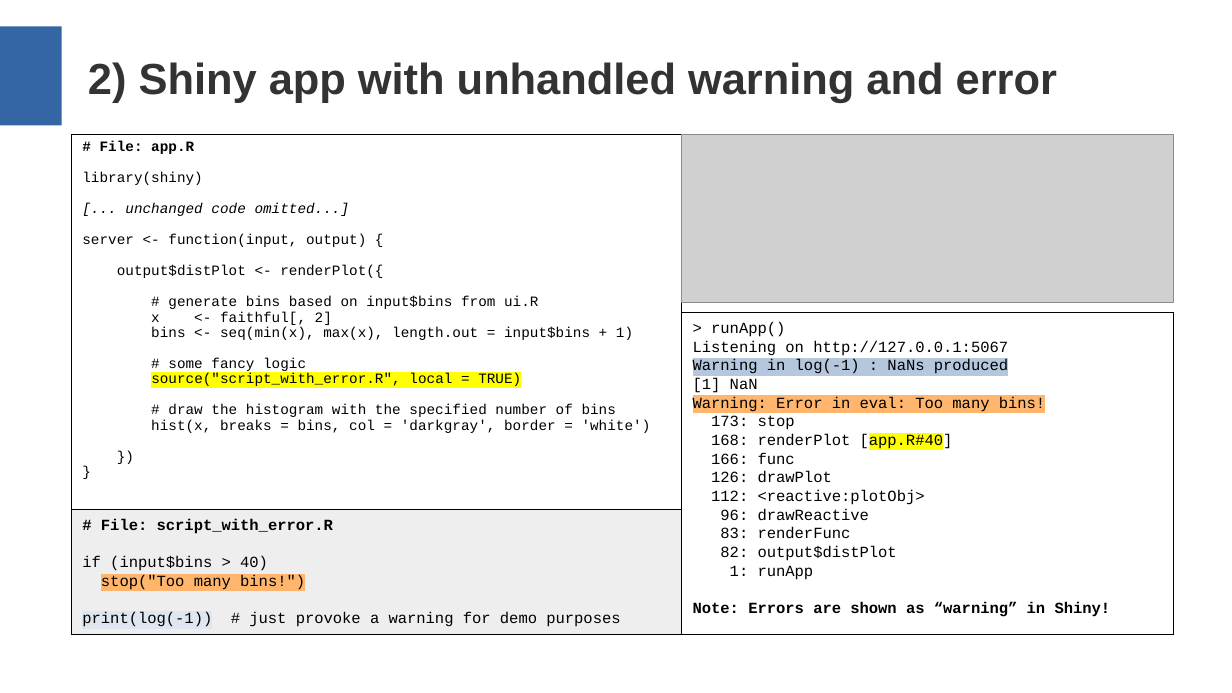
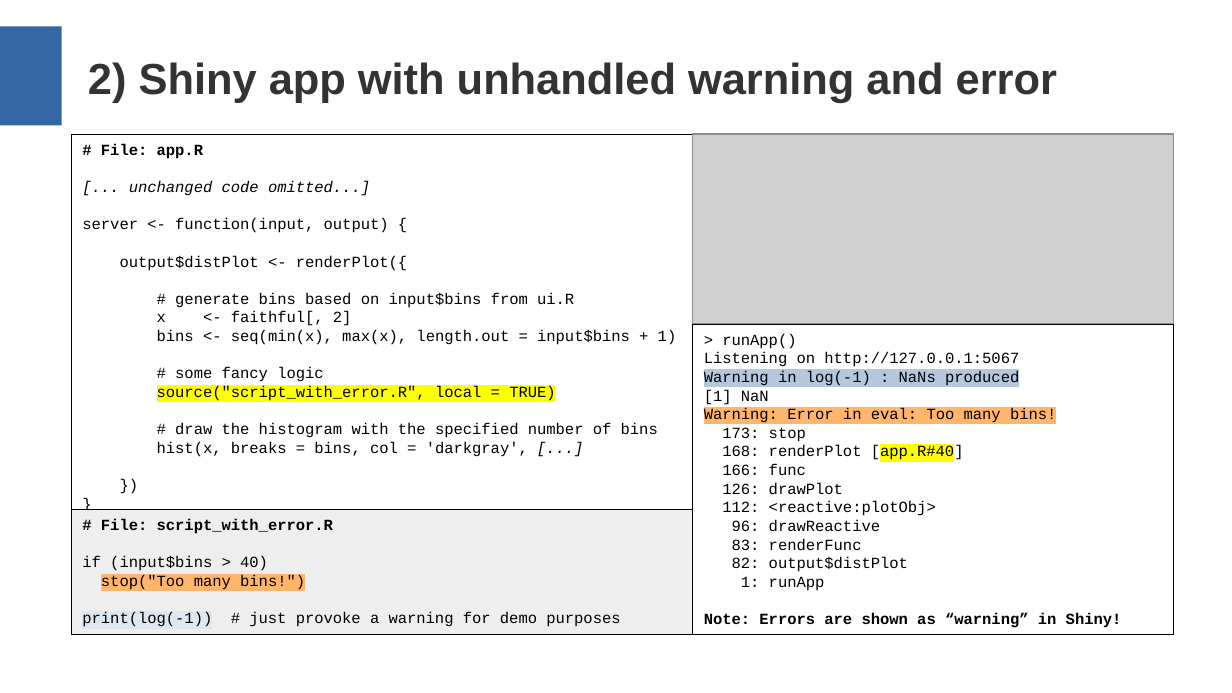
Before and after one commit to aryoda/R_shiny_post_mortem_analysis_training, a slide deck: slide 3 of Training slides.odp. Drawn at 1232x693 pixels with LibreOffice and Linux fonts; fonts in the diff are those of the drawing; grey boxes stand for pictures. Boxes give left, top, right and bottom in pixels: in the first picture for what was removed or moved away, otherwise in the second. Text is boxed around its words. In the diff, an @@ line names an element or a change of style, - is before the commit and + after.

```diff
--- a/Training slides.odp
+++ b/Training slides.odp
@@ rectangle "# File: app.R": place and size @@
-rectangle "# File: app.R" at <box>72,134,682,510</box>
+rectangle "# File: app.R" at <box>72,134,693,510</box>
@@ text in rectangle at <box>82,143,677,438</box>: size 9.2 to 10 pt in "# File: app.R", "[... unchanged code omitted...]", "server <- function(input, output) {", "output$distPlot <- renderPlot({" and 8 more places; line spacing 0.9 to 1 @@
@@ picture: place and size @@
-picture at <box>682,134,1174,303</box>
+picture at <box>693,134,1174,324</box>
@@ text in rectangle at <box>82,172,202,185</box>: paragraph removed @@
-library(shiny)
@@ rectangle "> runApp()": place and size @@
-rectangle "> runApp()" at <box>682,313,1174,635</box>
+rectangle "> runApp()" at <box>693,324,1174,635</box>
@@ text in rectangle at <box>157,442,528,457</box>: text changed; size 9.2 to 10 pt @@
-hist(x, breaks = bins, col = 'darkgray', border = 'white')
+hist(x, breaks = bins, col = 'darkgray', [...]
@@ rectangle "# File: script_with_error.R": place and size @@
-rectangle "# File: script_with_error.R" at <box>72,510,682,635</box>
+rectangle "# File: script_with_error.R" at <box>72,510,693,635</box>
```
Also in this commit, not shown: 1 other slide changed, 4 slides added.
